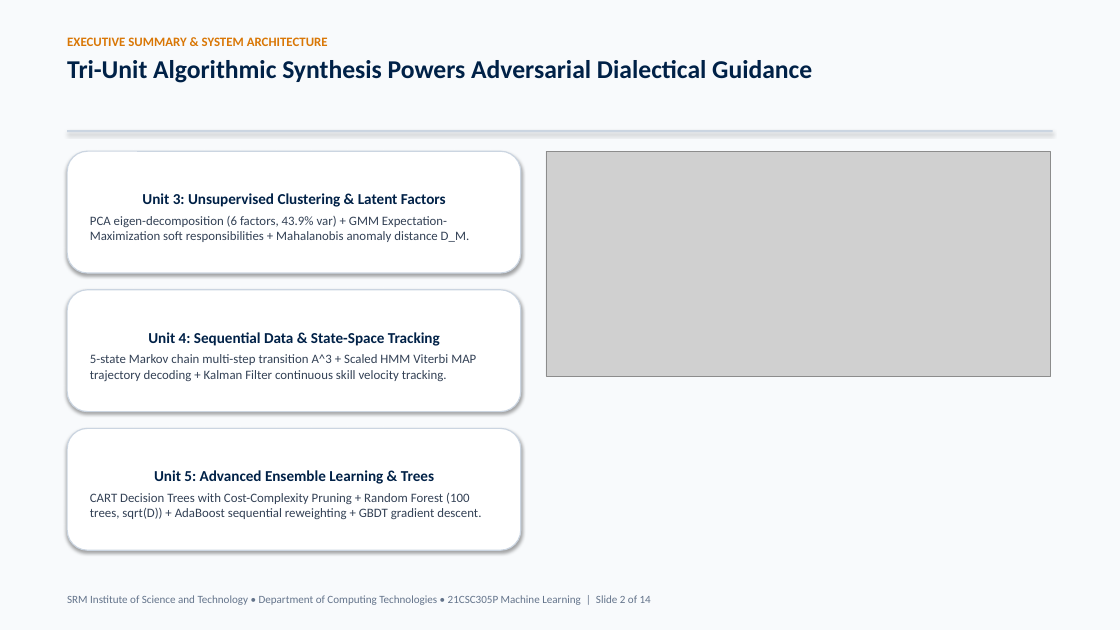
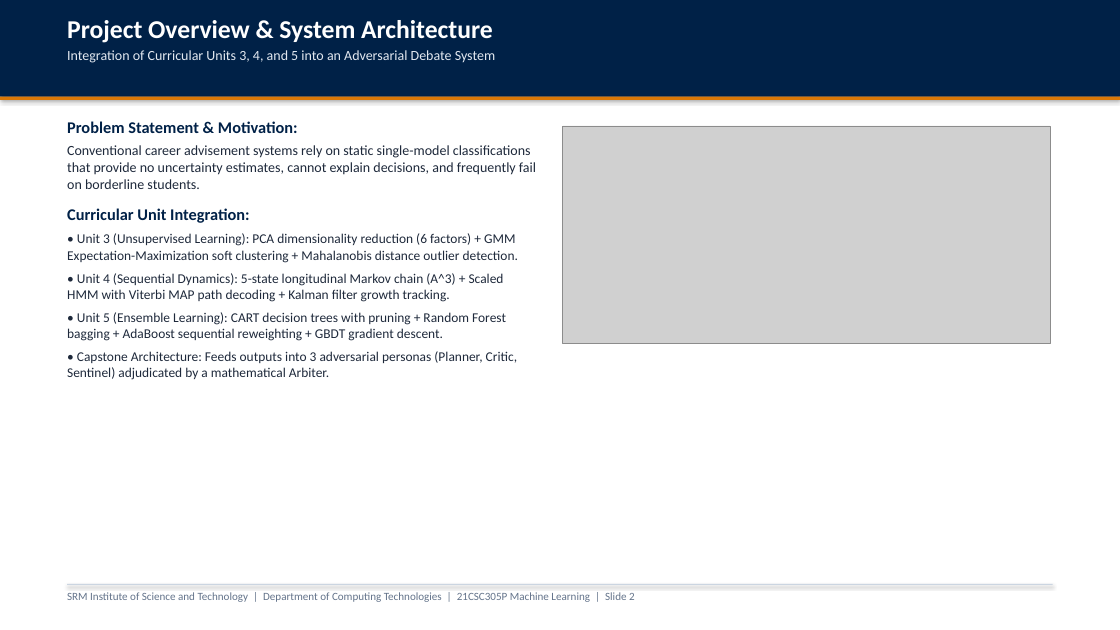
Before and after one commit to parth2024-tech/SRM-21CSC305P-Machine-Learning-Career-Guidance-Debate-Agent, a slide deck: slide 2 of presentation_unit3_unit4_unit5.pptx. Drawn at 1120x630 pixels with LibreOffice and Linux fonts; fonts in the diff are those of the drawing; grey boxes stand for pictures. Boxes give left, top, right and bottom in pixels: in the first picture for what was removed or moved away, otherwise in the second. Text is boxed around its words. In the diff, an @@ line names an element or a change of style, - is before the commit and + after.

```diff
--- a/presentation_unit3_unit4_unit5.pptx
+++ b/presentation_unit3_unit4_unit5.pptx
@@ rectangle at (0, 0, 1120, 630): fill #F8FAFC to #FFFFFF @@
@@ rectangle added at (0, 0, 1120, 97), fill #002147 @@
@@ text added at (67, 20, 495, 63), 12 pt, text #E2E8F0 @@
+Project Overview & System Architecture
+Integration of Curricular Units 3, 4, and 5 into an Adversarial Debate System
@@ text removed at (67, 37, 812, 83) @@
-EXECUTIVE SUMMARY & SYSTEM ARCHITECTURE
-Tri-Unit Algorithmic Synthesis Powers Adversarial Dialectical Guidance
@@ rectangle: place and size @@
-rectangle at (67, 130, 1053, 133)
+rectangle at (0, 97, 1120, 100)
@@ rectangle at (0, 97, 1120, 100): fill #CBD5E1 to #D97706 @@
@@ text "Problem Statement & Motivation:": place and size @@
-text "Problem Statement & Motivation:" at (67, 429, 521, 550)
+text "Problem Statement & Motivation:" at (67, 121, 536, 380)
@@ text "Problem Statement & Motivation:" at (67, 121, 536, 380): vertical alignment middle to top; fill #FFFFFF to none; outline #CBD5E1 1 pt to none; shadow off @@
@@ text at (67, 121, 536, 380): text changed; size 11 to 11.5 pt; text colour #334155 to #1E293B @@
-Unit 5: Advanced Ensemble Learning & Trees
-CART Decision Trees with Cost-Complexity Pruning + Random Forest (100 trees, sqrt(D)) + AdaBoost sequential reweighting + GBDT gradient descent.
+Problem Statement & Motivation:
+Conventional career advisement systems rely on static single-model classifications that provide no uncertainty estimates, cannot explain decisions, and frequently fail on borderline students.
+Curricular Unit Integration:
+• Unit 3 (Unsupervised Learning): PCA dimensionality reduction (6 factors) + GMM Expectation-Maximization soft clustering + Mahalanobis distance outlier detection.
+• Unit 4 (Sequential Dynamics): 5-state longitudinal Markov chain (A^3) + Scaled HMM with Viterbi MAP path decoding + Kalman filter growth tracking.
+• Unit 5 (Ensemble Learning): CART decision trees with pruning + Random Forest bagging + AdaBoost sequential reweighting + GBDT gradient descent.
+• Capstone Architecture: Feeds outputs into 3 adversarial personas (Planner, Critic, Sentinel) adjudicated by a mathematical Arbiter.
@@ picture: place and size @@
-picture at (546, 151, 1050, 376)
+picture at (563, 126, 1050, 344)
@@ rounded rectangle removed at (67, 151, 521, 273) @@
-Unit 3: Unsupervised Clustering & Latent Factors
-PCA eigen-decomposition (6 factors, 43.9% var) + GMM Expectation-Maximization soft responsibilities + Mahalanobis anomaly distance D_M.
@@ rounded rectangle removed at (67, 290, 521, 412) @@
-Unit 4: Sequential Data & State-Space Tracking
-5-state Markov chain multi-step transition A^3 + Scaled HMM Viterbi MAP trajectory decoding + Kalman Filter continuous skill velocity tracking.
@@ text at (67, 592, 635, 602): text changed @@
-SRM Institute of Science and Technology • Department of Computing Technologies • 21CSC305P Machine Learning | Slide 2 of 14
+SRM Institute of Science and Technology | Department of Computing Technologies | 21CSC305P Machine Learning | Slide 2
@@ rectangle added at (67, 584, 1053, 585), fill #CBD5E1 @@
```
Also in this commit, not shown: 13 other slides changed, 2 other files.
